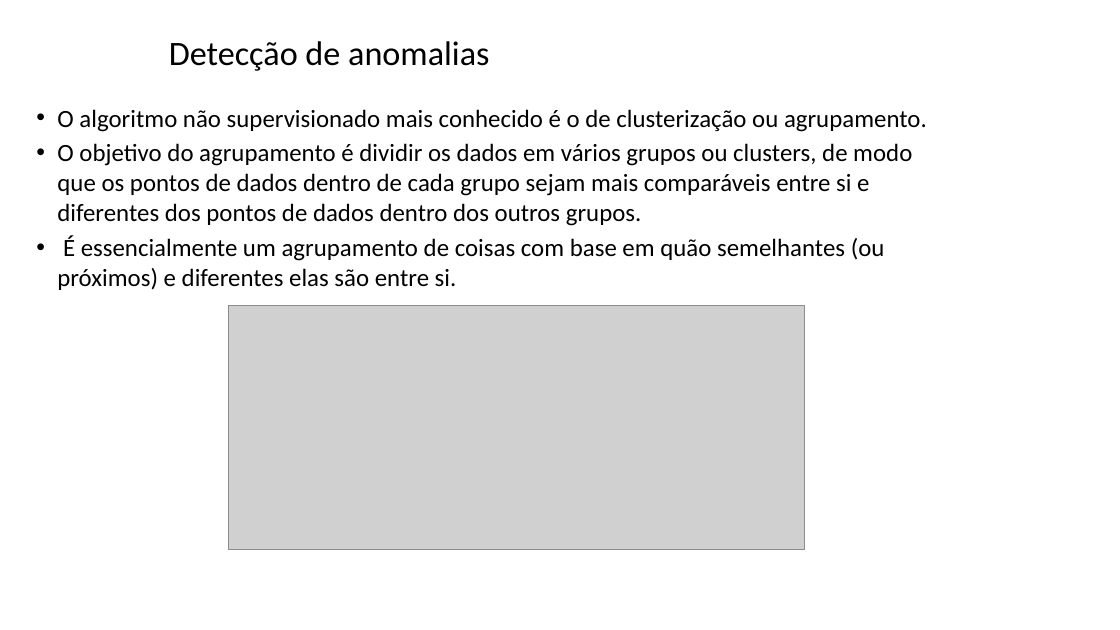
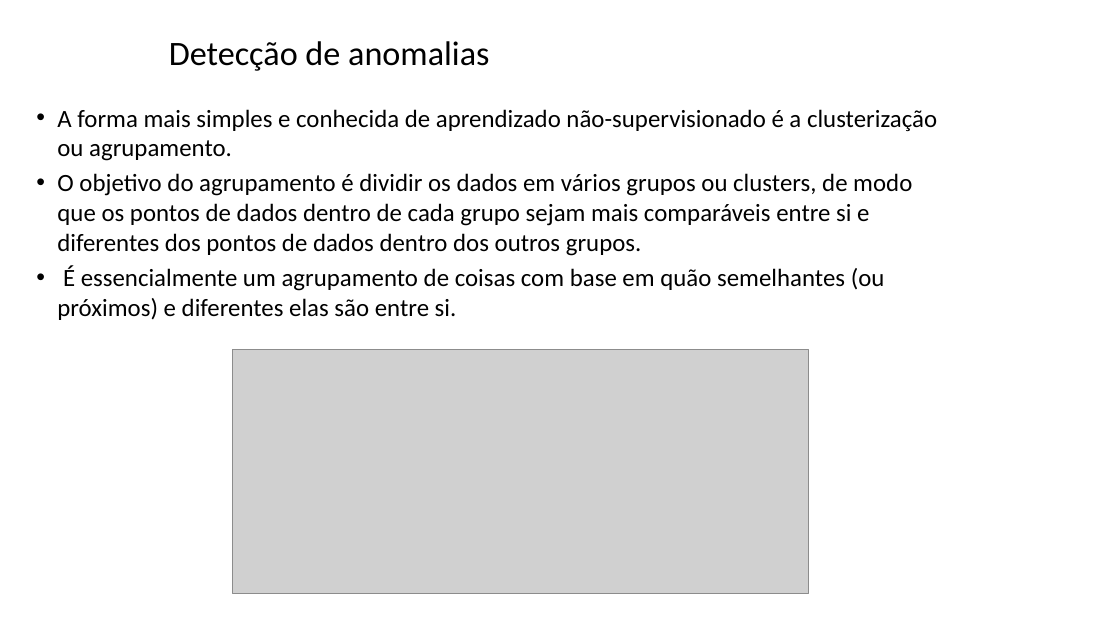
Before and after one commit to zz4fap/tp557-iot-ml, a slide deck: slide 4 of slides/TP557_16_detecção_de_anomalias.pptx (slide 8 before the commit). Drawn at 1120x630 pixels with LibreOffice and Linux fonts; fonts in the diff are those of the drawing; grey boxes stand for pictures; background and template pictures are left out. Boxes give left, top, right and bottom in pixels: in the first picture for what was removed or moved away, otherwise in the second. Text is boxed around its words. In the diff, an @@ line names an element or a change of style, - is before the commit and + after.

```diff
--- a/slides/TP557_16_detecção_de_anomalias.pptx
+++ b/slides/TP557_16_detecção_de_anomalias.pptx
@@ text at (x1=57, y1=109, x2=937, y2=161): text changed @@
-• O algoritmo não supervisionado mais conhecido é o de clusterização ou agrupamento.
+• A forma mais simples e conhecida de aprendizado não-supervisionado é a clusterização ou agrupamento.
@@ picture moved from (x1=229, y1=306, x2=805, y2=549) to (x1=233, y1=350, x2=809, y2=593) @@
```
Also in this commit, not shown: 4 other slides changed, 9 slides added, 1 slide removed.
